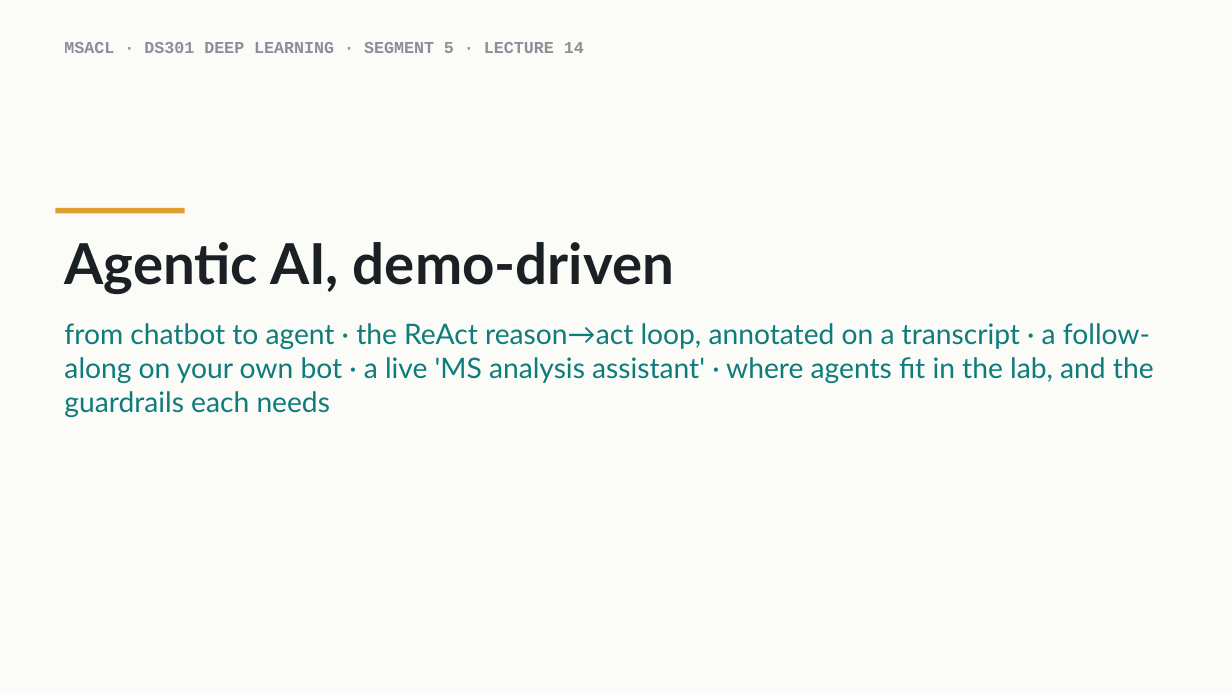
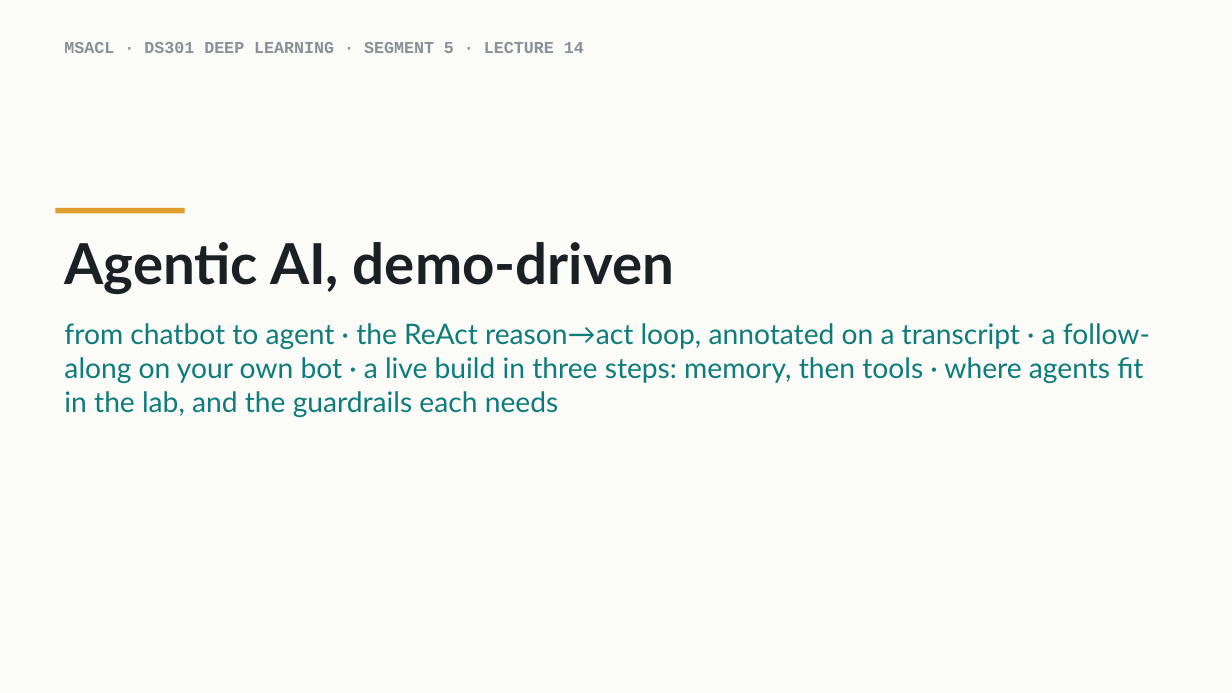
Before and after one commit to indigobio/msacl_dl_course, a slide deck: slide 1 of slides/pptx/lecture14_agents.pptx. Drawn at 1232x693 pixels with LibreOffice and Linux fonts; fonts in the diff are those of the drawing. Boxes give left, top, right and bottom in pixels: in the first picture for what was removed or moved away, otherwise in the second. Text is boxed around its words. In the diff, an @@ line names an element or a change of style, - is before the commit and + after.

```diff
--- a/slides/pptx/lecture14_agents.pptx
+++ b/slides/pptx/lecture14_agents.pptx
@@ text at bbox=[64, 323, 1150, 417]: text changed @@
-from chatbot to agent · the ReAct reason→act loop, annotated on a transcript · a follow-along on your own bot · a live 'MS analysis assistant' · where agents fit in the lab, and the guardrails each needs
+from chatbot to agent · the ReAct reason→act loop, annotated on a transcript · a follow-along on your own bot · a live build in three steps: memory, then tools · where agents fit in the lab, and the guardrails each needs
```
Also in this commit, not shown: 5 other slides changed, 4 slides added, 9 other files.
